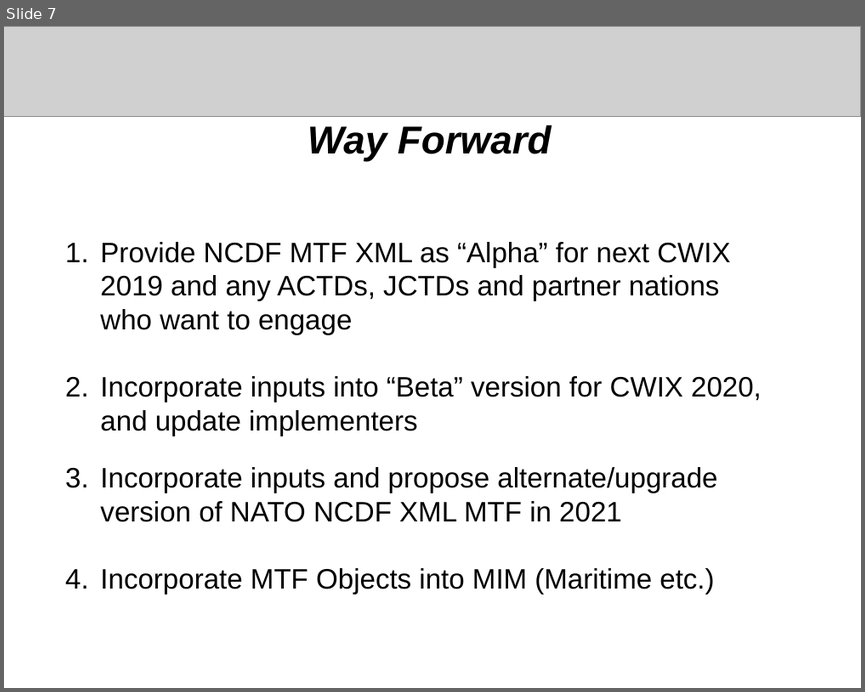
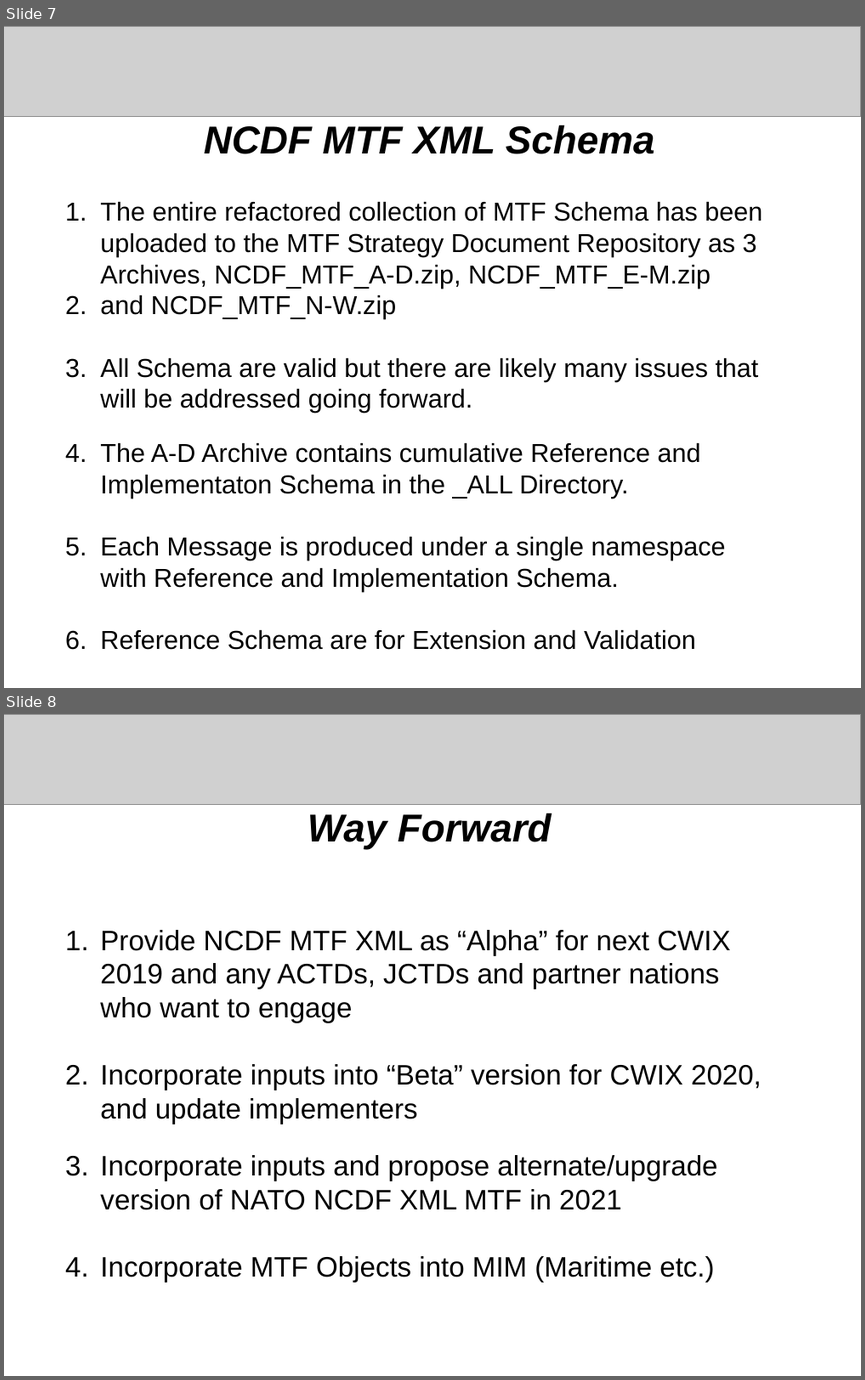
Before and after one commit to mil-oss/MTFXML, a slide deck: NCDF_MTF/Doc/NATO_MTF_NCDF.odp. Shown one above the other, each under a label of ours: slide 7 before the commit, slides 7 and 8 after it. The pictures are 865x692 and 865x1380 pixels, drawn with LibreOffice and Linux fonts; fonts in the diff are those of the drawing; grey boxes stand for pictures. Boxes give left, top, right and bottom in pixels: in the first picture for what was removed or moved away, otherwise in the second. Text is boxed around its words. In the diff, an @@ line names an element or a change of style, - is before the commit and + after.

```diff
--- a/NCDF_MTF/Doc/NATO_MTF_NCDF.odp
+++ b/NCDF_MTF/Doc/NATO_MTF_NCDF.odp
@@ slide 7 added at [4,26,861,688], background #FFFFFF @@
@@ picture added at [4,26,861,116] @@
@@ text added at [204,125,655,154], 36 pt, text #000000, bold, italic @@
+NCDF MTF XML Schema
@@ text added at [100,202,762,650], 24 pt, text #000000 @@
+1. The entire refactored collection of MTF Schema has been uploaded to the MTF Strategy Document Repository as 3 Archives, NCDF_MTF_A-D.zip, NCDF_MTF_E-M.zip
+2. and NCDF_MTF_N-W.zip
+3. All Schema are valid but there are likely many issues that will be addressed going forward.
+4. The A-D Archive contains cumulative Reference and Implementaton Schema in the _ALL Directory.
+5. Each Message is produced under a single namespace with Reference and Implementation Schema.
+6. Reference Schema are for Extension and Validation
+7. IEPD Schema are for Implementation and Validation
+8. Any Instances must validate to both
@@ what was slide 7 is now slide 8 @@
```
Also in this commit, not shown: 35 other files.
